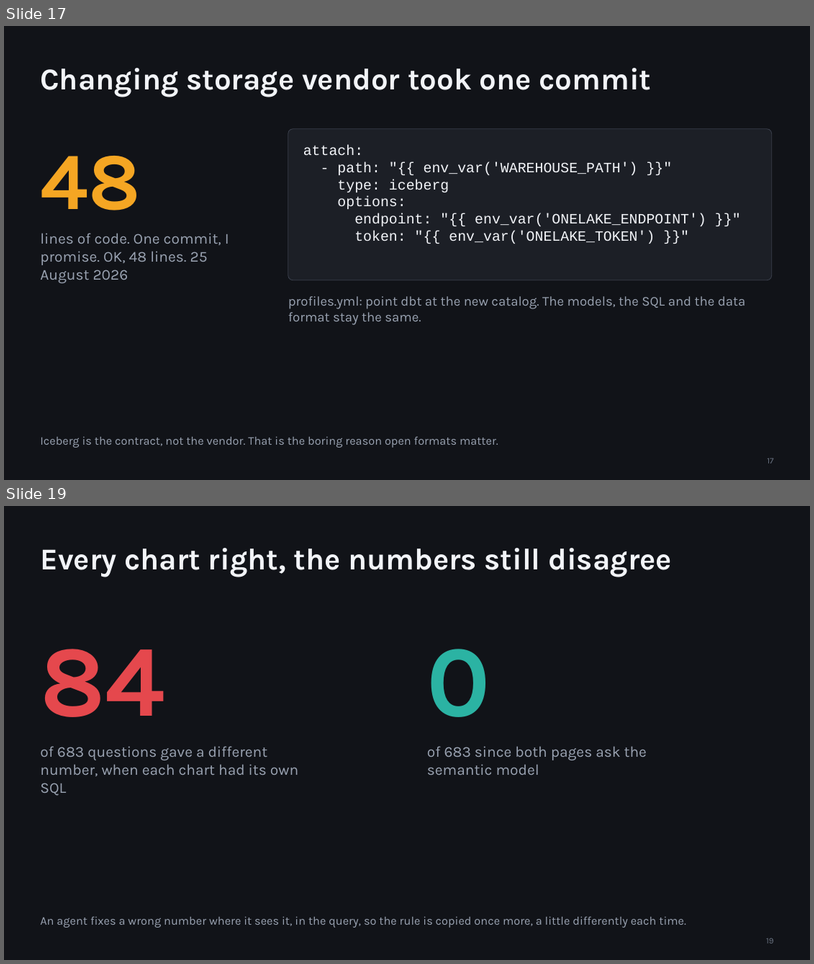
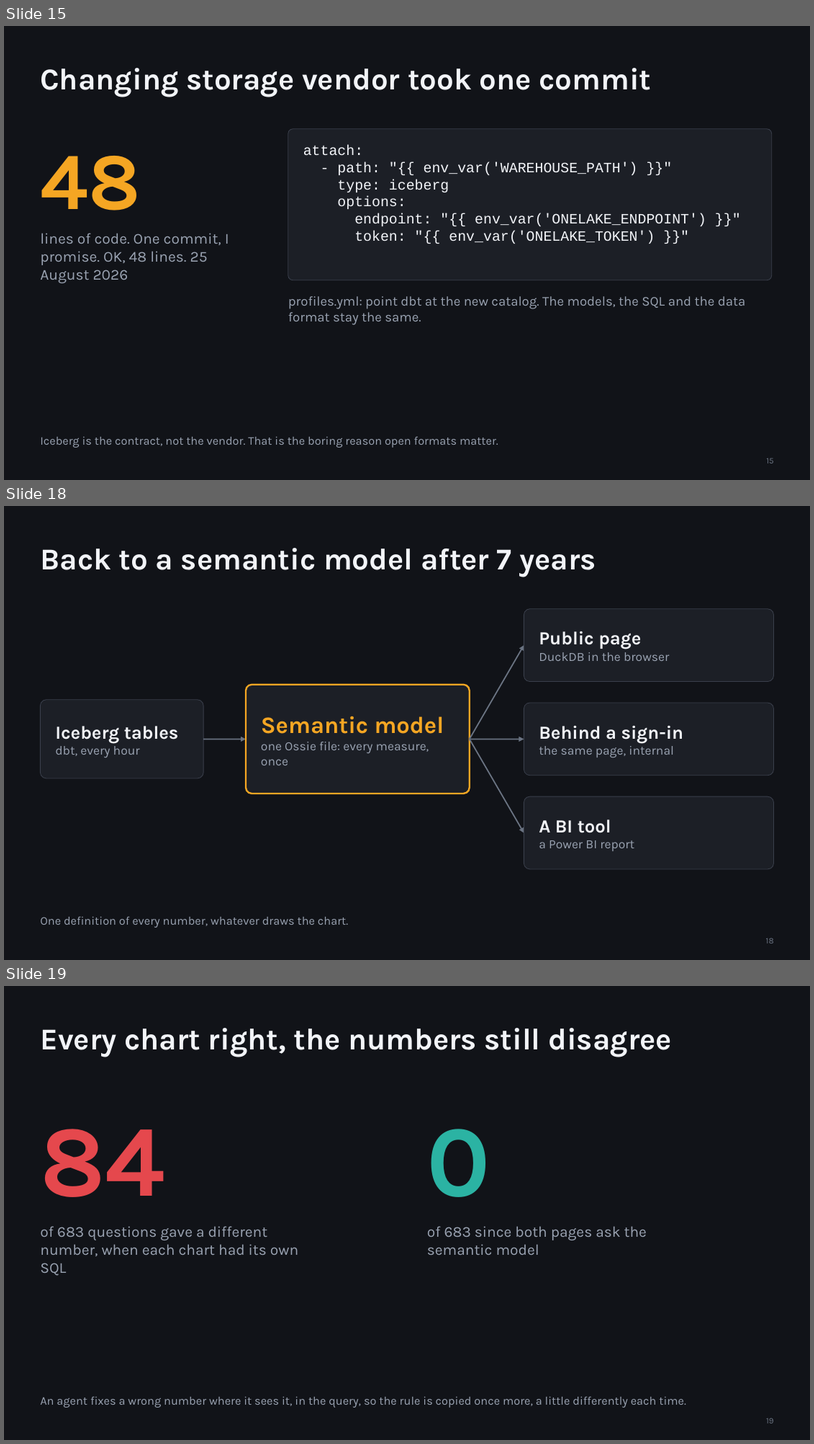
Before and after one commit to djouallah/presentations, a slide deck: analytics-as-code/analytics-as-code.pptx. Shown one above the other, each under a label of ours: slides 17 and 19 before the commit, slides 15, 18 and 19 after it; the slides between them are not shown. The pictures are 814x964 and 814x1444 pixels, drawn with LibreOffice and Linux fonts; fonts in the diff are those of the drawing. Boxes give left, top, right and bottom in pixels: in the first picture for what was removed or moved away, otherwise in the second. Text is boxed around its words. In the diff, an @@ line names an element or a change of style, - is before the commit and + after.

```diff
--- a/analytics-as-code/analytics-as-code.pptx
+++ b/analytics-as-code/analytics-as-code.pptx
@@ slide 18 added at bbox=[4, 506, 810, 960], background #111318 @@
@@ title added at bbox=[40, 548, 597, 577], 36 pt, text #F2F4F8, bold @@
+Back to a semantic model after 7 years
@@ rounded rectangle added at bbox=[525, 609, 774, 682], fill #1C1F26, outline #3A3F4B 0.75 pt @@
@@ text added at bbox=[539, 631, 669, 661], 15 pt, text #9AA3B2 @@
+Public page
+DuckDB in the browser
@@ arrow added from (470, 739) to (525, 645), #6B7483 1.5 pt @@
@@ rounded rectangle added at bbox=[40, 700, 203, 778], fill #1C1F26, outline #3A3F4B 0.75 pt @@
@@ rounded rectangle added at bbox=[246, 685, 470, 793], fill #1C1F26, outline #F5A623 2 pt @@
@@ text added at bbox=[261, 716, 445, 765], 15 pt, text #9AA3B2 @@
+Semantic model
+one Ossie file: every measure, once
@@ rounded rectangle added at bbox=[525, 703, 774, 775], fill #1C1F26, outline #3A3F4B 0.75 pt @@
@@ text added at bbox=[55, 726, 179, 757], 22 pt, text #F2F4F8, bold @@
+Iceberg tables
+dbt, every hour
@@ arrow added from (203, 739) to (246, 739), #6B7483 1.5 pt @@
@@ arrow added from (470, 739) to (525, 739), #6B7483 1.5 pt @@
@@ arrow added from (470, 739) to (525, 833), #6B7483 1.5 pt @@
@@ text added at bbox=[539, 726, 684, 757], 15 pt, text #9AA3B2 @@
+Behind a sign-in
+the same page, internal
@@ rounded rectangle added at bbox=[525, 796, 774, 869], fill #1C1F26, outline #3A3F4B 0.75 pt @@
@@ text added at bbox=[539, 819, 635, 851], 15 pt, text #9AA3B2 @@
+A BI tool
+a Power BI report
@@ text added at bbox=[40, 916, 348, 927], 14 pt, text #9AA3B2 @@
+One definition of every number, whatever draws the chart.
@@ page number added at bbox=[766, 937, 774, 943], 10 pt, text #6B7483 @@
+18
@@ what was slide 17 is now slide 15 @@
@@ page number at bbox=[766, 458, 774, 463]: text changed @@
-17
+15
```
Also in this commit, not shown: 1 slide changed, 1 other slide added, 2 slides removed, 2 other files.
